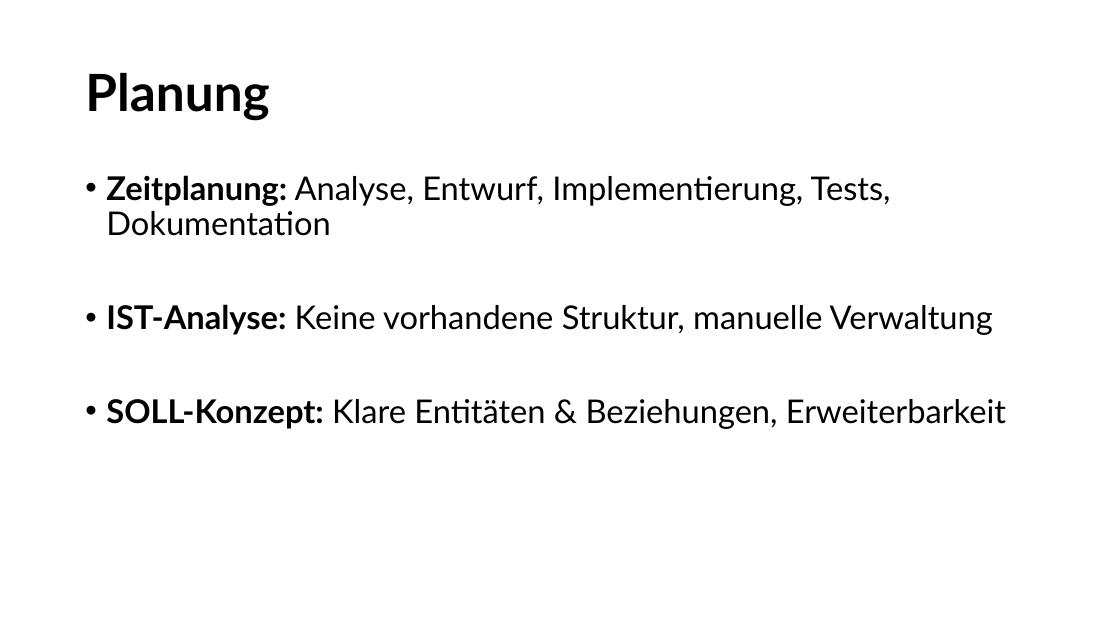
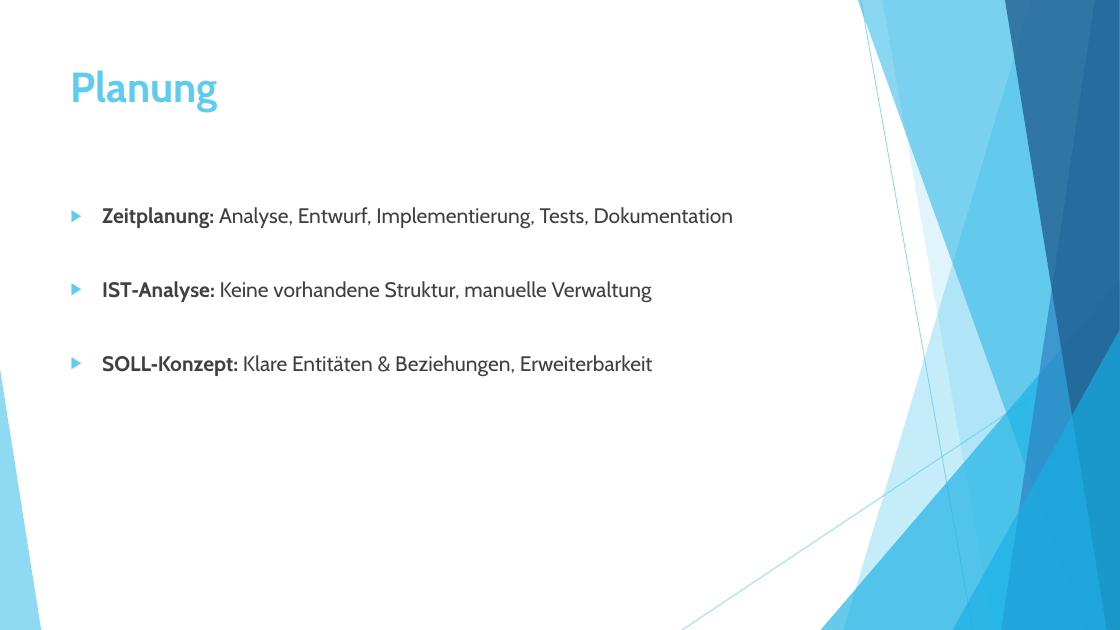
Before and after one commit to MaryGh20/Budgetverwaltungsssystem1, a slide deck: slide 4 of Doc/vorschlag1.pptx (slide 3 before the commit). Drawn at 1120x630 pixels with LibreOffice and Linux fonts; fonts in the diff are those of the drawing. Boxes give left, top, right and bottom in pixels: in the first picture for what was removed or moved away, otherwise in the second. Text is boxed around its words. In the diff, an @@ line names an element or a change of style, - is before the commit and + after.

```diff
--- a/Doc/vorschlag1.pptx
+++ b/Doc/vorschlag1.pptx
@@ title "Planung": place and size @@
-title "Planung" at bbox=[85, 73, 269, 120]
+title "Planung" at bbox=[71, 70, 218, 112]
@@ title "Planung" at bbox=[71, 70, 218, 112]: size 44 to 36 pt, font Lato to Cabin, text colour #000000 to #5FCBEF; line spacing 0.9 to 1; vertical alignment middle to top @@
@@ text "Zeitplanung: Analyse, Entwurf, Implementierung, Tests, ...": place and size @@
-text "Zeitplanung: Analyse, Entwurf, Implementierung, Tests, ..." at bbox=[106, 175, 1006, 429]
+text "Zeitplanung: Analyse, Entwurf, Implementierung, Tests, ..." at bbox=[102, 207, 734, 376]
@@ text "Zeitplanung: Analyse, Entwurf, Implementierung, Tests, ..." at bbox=[102, 207, 734, 376]: size 28 to 18 pt, font Lato to Cabin, text colour #000000 to #404040; bullet • to ▶; line spacing 0.9 to 1 @@
@@ group added at bbox=[0, 0, 1120, 630]: 5 freeform shapes, 3 triangles, 2 lines @@
```
Also in this commit, not shown: 6 other slides changed, 8 slides added, 2 slides removed.
